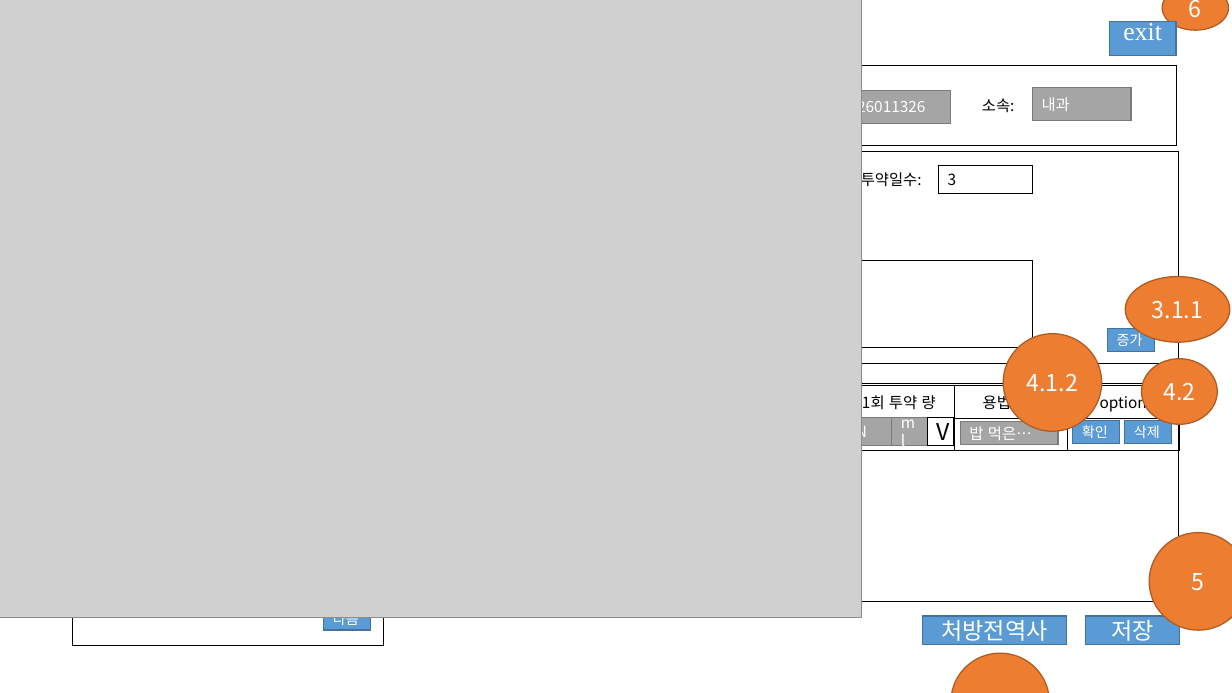
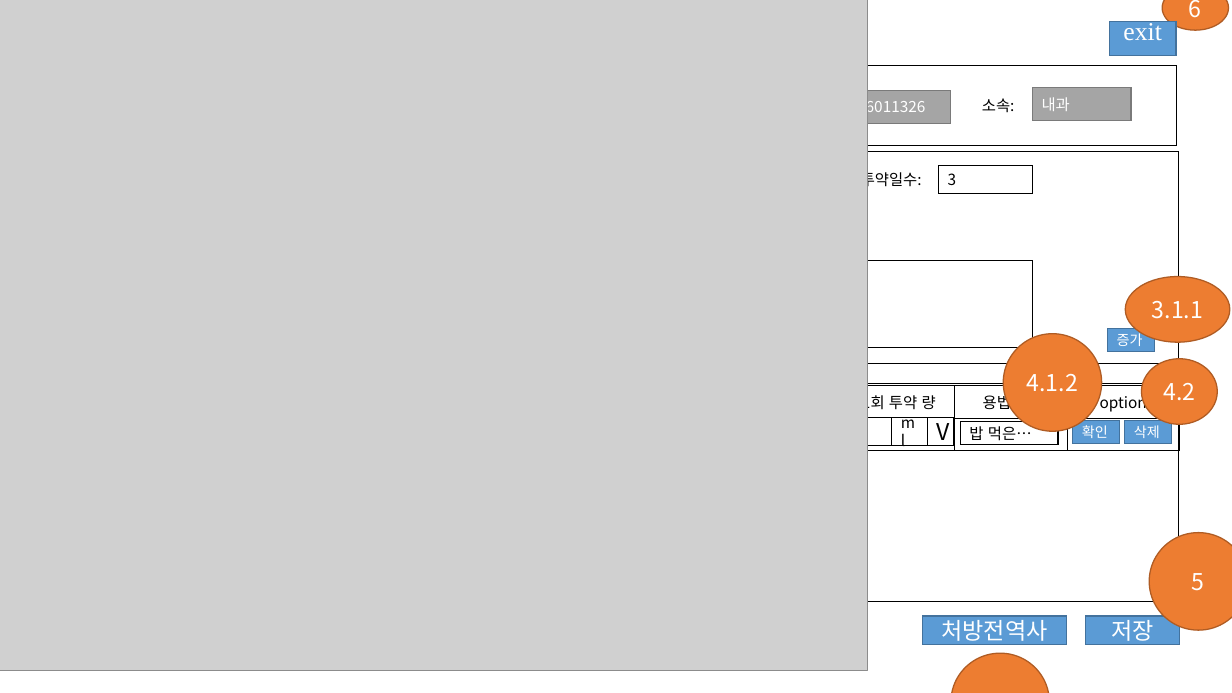
Before and after one commit to MRMRMRMayInternship/metarial, a slide deck: slide 12 of 프레젠테이션1.pptx (slide 13 before the commit). Drawn at 1232x693 pixels with LibreOffice and Linux fonts; fonts in the diff are those of the drawing; grey boxes stand for pictures. Boxes give left, top, right and bottom in pixels: in the first picture for what was removed or moved away, otherwise in the second. Text is boxed around its words. In the diff, an @@ line names an element or a change of style, - is before the commit and + after.

```diff
--- a/프레젠테이션1.pptx
+++ b/프레젠테이션1.pptx
@@ picture: place and size @@
-picture at box(0, 0, 861, 618)
+picture at box(0, 0, 867, 671)
@@ table removed at box(73, 152, 384, 646), 1 rows, 1 columns @@
-
@@ table at box(395, 386, 1177, 451) @@
-row 1, column 4: 1일 투여횟수
+row 1, column 4: 1일 투약횟수
@@ text colour #FFFFFF to #000000; fill #A5A5A5 to #FFFFFF; outline #7A7A7A 1 pt to #000000 1 pt in 3 elements at box(892, 418, 928, 445), box(848, 418, 893, 445), box(960, 421, 1058, 445) @@
@@ rectangle removed at box(323, 607, 371, 630) @@
-다음
```
Also in this commit, not shown: 11 other slides changed, 5 other files.
